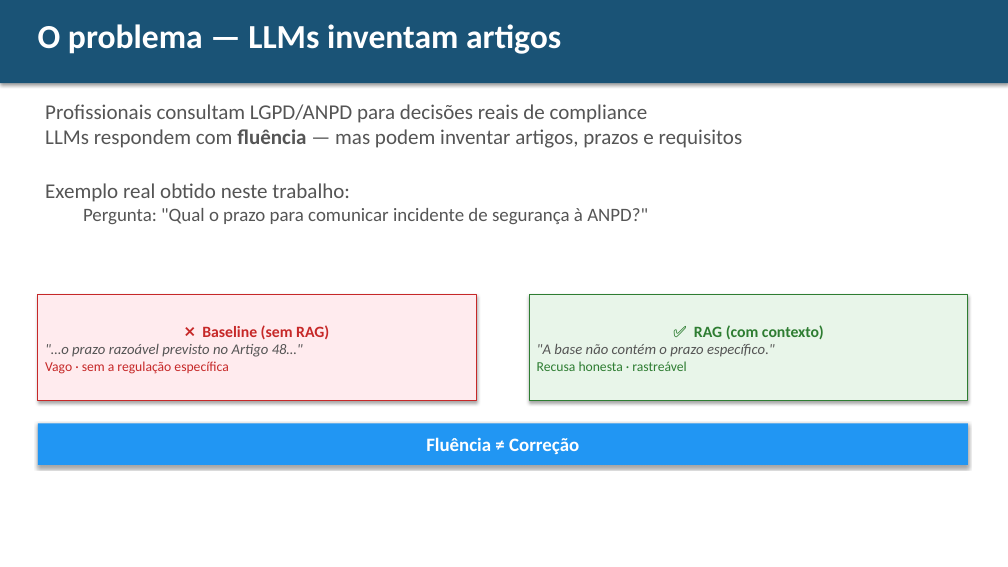
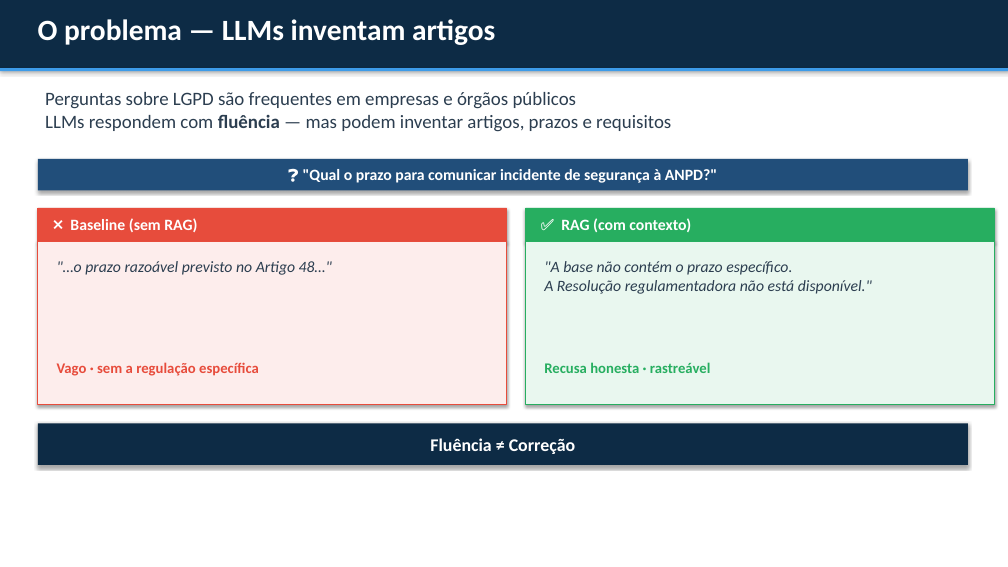
Before and after one commit to kioba0/lgpd-rag-assistant, a slide deck: slide 2 of relatorio/slides_lgpd_rag.pptx. Drawn at 1008x567 pixels with LibreOffice and Linux fonts; fonts in the diff are those of the drawing. Boxes give left, top, right and bottom in pixels: in the first picture for what was removed or moved away, otherwise in the second. Text is boxed around its words. In the diff, an @@ line names an element or a change of style, - is before the commit and + after.

```diff
--- a/relatorio/slides_lgpd_rag.pptx
+++ b/relatorio/slides_lgpd_rag.pptx
@@ rectangle: place and size @@
-rectangle at bbox=[0, 0, 1008, 83]
+rectangle at bbox=[0, 0, 1008, 68]
@@ rectangle at bbox=[0, 0, 1008, 68]: fill #1A5376 to #0D2B45 @@
@@ text "O problema — LLMs inventam ..." at bbox=[38, 19, 495, 45]: size 32 to 28 pt @@
@@ rectangle added at bbox=[0, 68, 1008, 71], fill #3D9BE8 @@
@@ text removed at bbox=[45, 104, 743, 224] @@
-Profissionais consultam LGPD/ANPD para decisões reais de compliance
-LLMs respondem com fluência — mas podem inventar artigos, prazos e requisitos
-Exemplo real obtido neste trabalho:
-  Pergunta: "Qual o prazo para comunicar incidente de segurança à ANPD?"
@@ text added at bbox=[45, 92, 671, 132], 18 pt, text #2C3E50 @@
+Perguntas sobre LGPD são frequentes em empresas e órgãos públicos
+LLMs respondem com fluência — mas podem inventar artigos, prazos e requisitos
@@ rectangle "❓ "Qual o prazo para ...": place and size @@
-rectangle "❓ "Qual o prazo para ..." at bbox=[529, 295, 968, 401]
+rectangle "❓ "Qual o prazo para ..." at bbox=[38, 159, 968, 191]
@@ rectangle "❓ "Qual o prazo para ..." at bbox=[38, 159, 968, 191]: fill #E8F5E9 to #214E7A; outline #2E7D32 0.75 pt to none @@
@@ text in rectangle at bbox=[303, 169, 717, 183]: text changed; size 14 to 15 pt; text colour #2E7D32 to #FFFFFF; bold on @@
-✅ RAG (com contexto)
-"A base não contém o prazo específico."
-Recusa honesta · rastreável
+❓ "Qual o prazo para comunicar incidente de segurança à ANPD?"
@@ rectangle added at bbox=[38, 208, 507, 242], fill #E74C3C, outline #E74C3C 0.75 pt @@
@@ rectangle added at bbox=[526, 208, 994, 242], fill #27AE60, outline #27AE60 0.75 pt @@
@@ text added at bbox=[70, 218, 197, 232], 15 pt, text #FFFFFF, bold @@
+❌ Baseline (sem RAG)
@@ text added at bbox=[561, 218, 691, 232], 15 pt, text #FFFFFF, bold @@
+✅ RAG (com contexto)
@@ rectangle added at bbox=[38, 242, 507, 405], fill #FDEDEC, outline #E74C3C 1 pt @@
@@ text ""…o prazo razoável previsto no ...": place and size @@
-text ""…o prazo razoável previsto no ..." at bbox=[38, 295, 476, 401]
+text ""…o prazo razoável previsto no ..." at bbox=[57, 261, 332, 275]
@@ text ""…o prazo razoável previsto no ..." at bbox=[57, 261, 332, 275]: size 14 to 15 pt, text colour #555555 to #2C3E50; vertical alignment middle to top; fill #FFEBEE to none; outline #C62828 0.75 pt to none; shadow off @@
@@ rectangle added at bbox=[526, 242, 994, 405], fill #E9F7EF, outline #27AE60 1 pt @@
@@ text added at bbox=[544, 261, 872, 294], 15 pt, text #2C3E50, italic @@
+"A base não contém o prazo específico.
+A Resolução regulamentadora não está disponível."
@@ text at bbox=[202, 325, 329, 339]: paragraph removed @@
-❌ Baseline (sem RAG)
@@ text at bbox=[45, 361, 228, 374]: paragraph removed @@
-Vago · sem a regulação específica
@@ text added at bbox=[57, 362, 259, 376], 14 pt, text #E74C3C, bold @@
+Vago · sem a regulação específica
@@ text added at bbox=[544, 362, 710, 373], 14 pt, text #27AE60, bold @@
+Recusa honesta · rastreável
@@ rectangle "Fluência ≠ Correção" at bbox=[38, 423, 968, 465]: size 18 to 17 pt; fill #2196F3 to #0D2B45 @@
```
Also in this commit, not shown: 10 other slides changed, 6 slides added, 5 slides removed, 1 other file.
